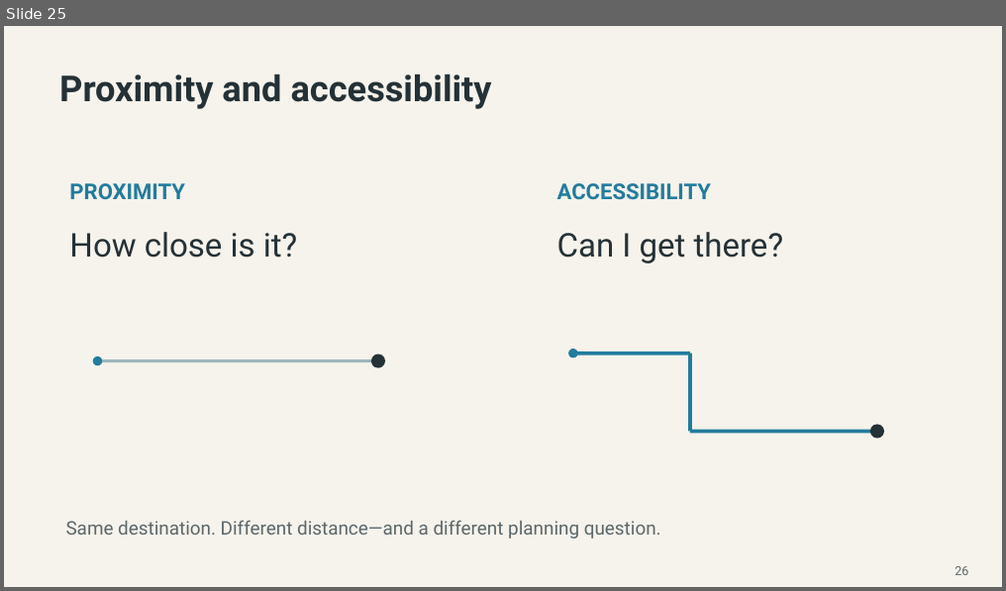
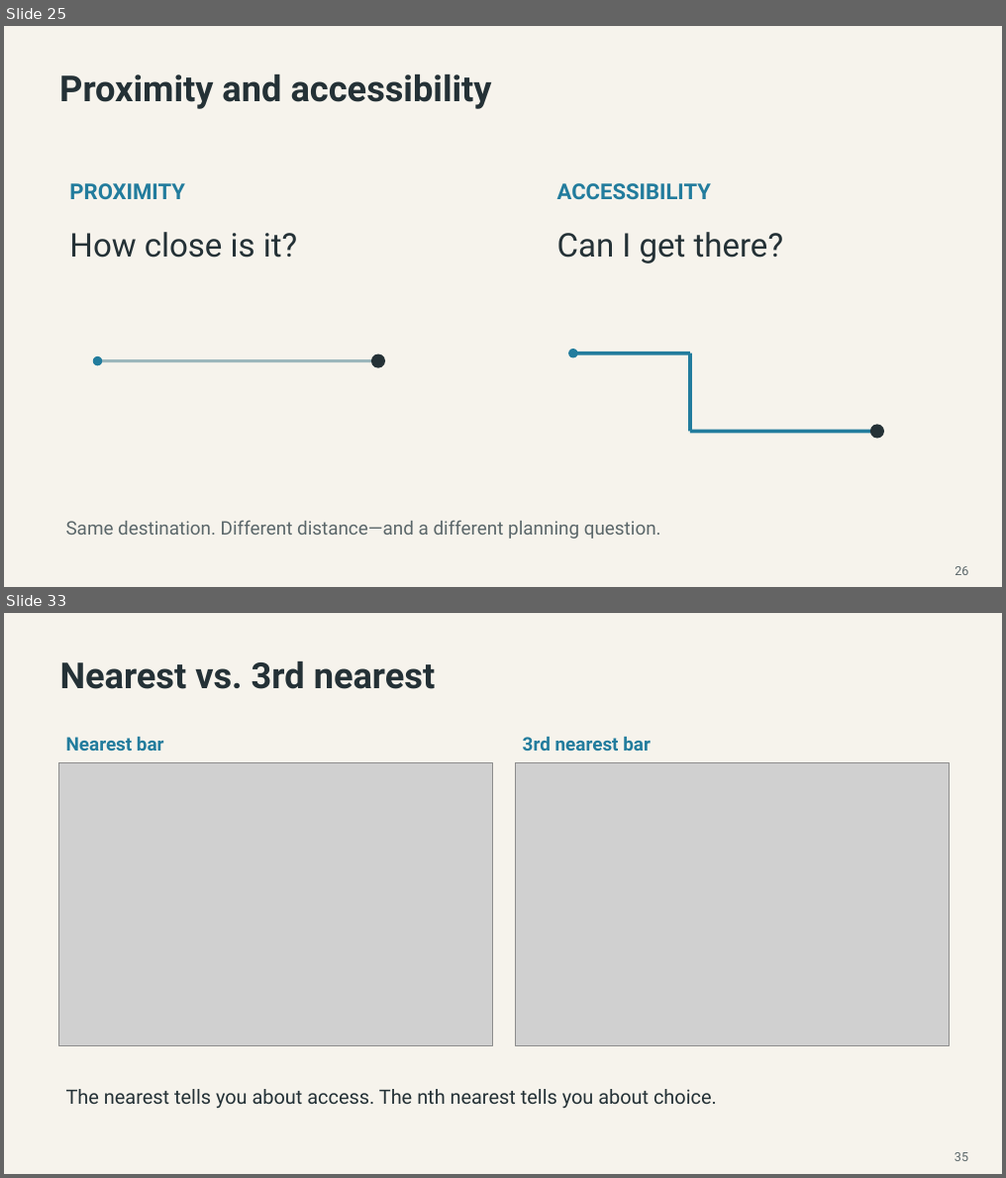
Before and after one commit to MUSA-Zhanchao/OSM-lecture, a slide deck: OSM_Pandana_Lecture-revised-final.pptx. Shown one above the other, each under a label of ours: slide 25 before the commit, slides 25 and 33 after it; the slides between them are not shown. The pictures are 1006x591 and 1006x1178 pixels, drawn with LibreOffice and Linux fonts; fonts in the diff are those of the drawing; grey boxes stand for pictures. Boxes give left, top, right and bottom in pixels: in the first picture for what was removed or moved away, otherwise in the second. Text is boxed around its words. In the diff, an @@ line names an element or a change of style, - is before the commit and + after.

```diff
--- a/OSM_Pandana_Lecture-revised-final.pptx
+++ b/OSM_Pandana_Lecture-revised-final.pptx
@@ slide 33 added at (4, 613, 1002, 1174), background #F6F3EC @@
@@ text added at (60, 662, 435, 689), 34.5 pt, text #243136, bold @@
+Nearest vs. 3rd nearest
@@ text added at (66, 737, 164, 751), 18 pt, text #227C9D, bold @@
+Nearest bar
@@ text added at (523, 737, 650, 751), 18 pt, text #227C9D, bold @@
+3rd nearest bar
@@ picture added at (58, 762, 493, 1046) @@
@@ picture added at (515, 762, 949, 1046) @@
@@ text added at (66, 1089, 717, 1109), 19 pt, text #243136 @@
+The nearest tells you about access. The nth nearest tells you about choice.
@@ text added at (954, 1153, 968, 1161), 12 pt, text #5B676A @@
+35
```
Also in this commit, not shown: 5 slides changed, 8 other slides added, 9 slides removed, 1 other file.
